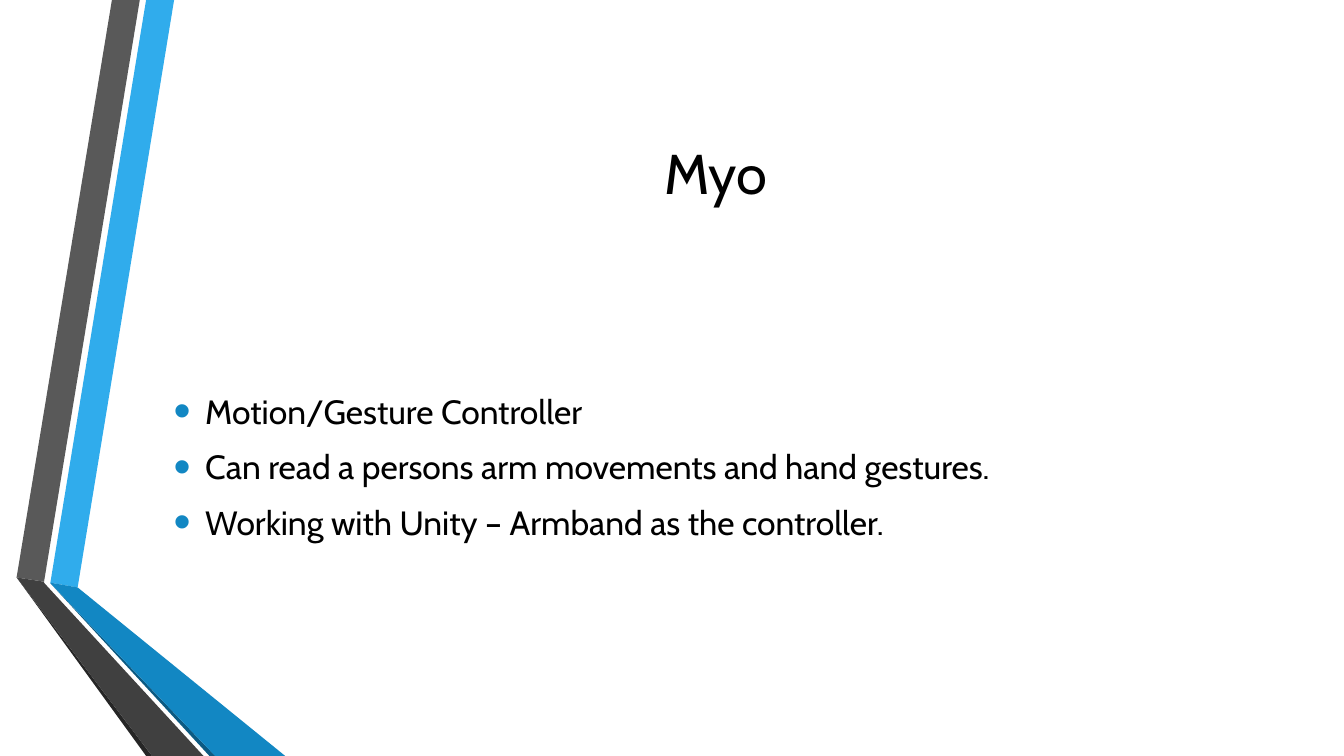
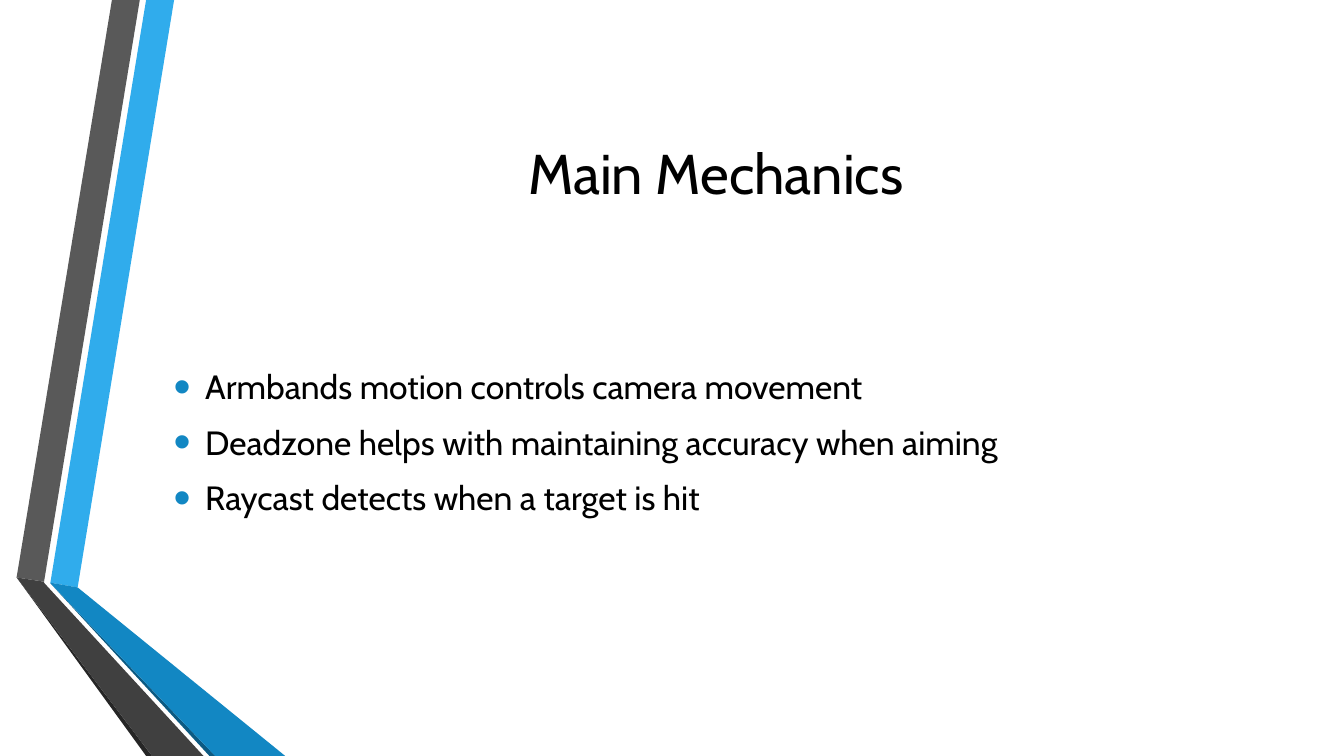
Before and after one commit to BrianD147/Gesture-Based-UI-Development-Project, a slide deck: slide 3 of Gesture Based UI Project.pptx (slide 4 before the commit). Drawn at 1344x756 pixels with LibreOffice and Linux fonts; fonts in the diff are those of the drawing; background and template pictures are left out. Boxes give left, top, right and bottom in pixels: in the first picture for what was removed or moved away, otherwise in the second. Text is boxed around its words. In the diff, an @@ line names an element or a change of style, - is before the commit and + after.

Commit message:
Redesigned options scene, added pause menu to main scene, and updated presentation

```diff
--- a/Gesture Based UI Project.pptx
+++ b/Gesture Based UI Project.pptx
@@ title at [528, 152, 904, 195]: text changed @@
-Myo
+Main Mechanics
@@ text at [205, 373, 997, 518]: text changed @@
-• Motion/Gesture Controller
-• Can read a persons arm movements and hand gestures.
-• Working with Unity – Armband as the controller.
+• Armbands motion controls camera movement
+• Deadzone helps with maintaining accuracy when aiming
+• Raycast detects when a target is hit
```
Also in this commit, not shown: 4 slides added, 8 slides removed, 3 other files.
